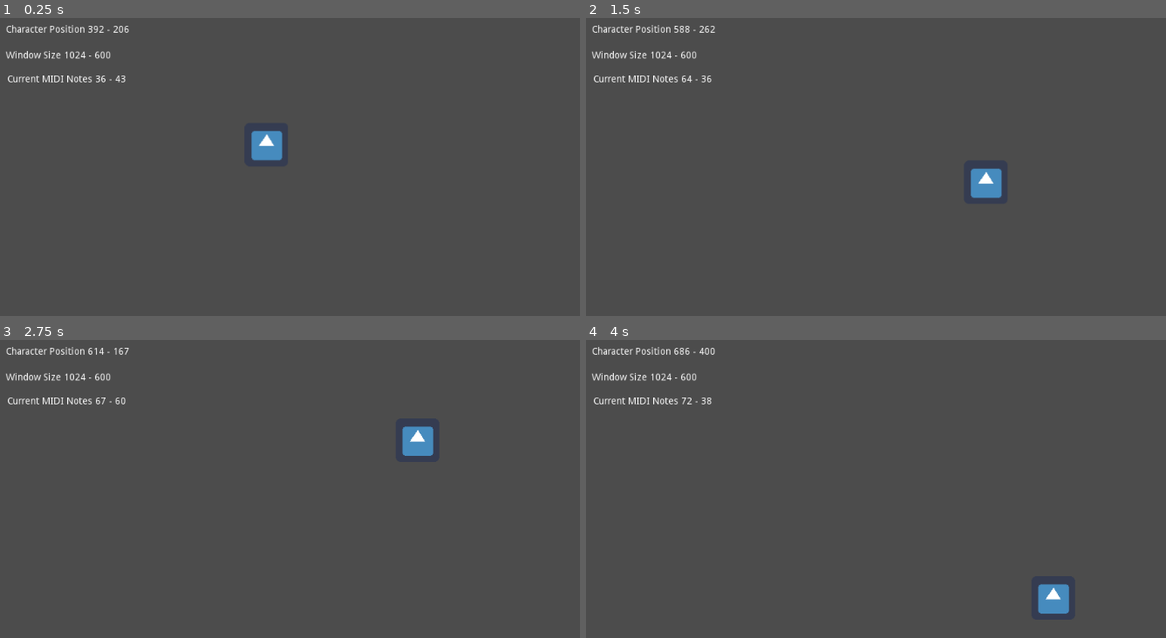
Above: before the commit, frames 1-4 (two rows, left to right).
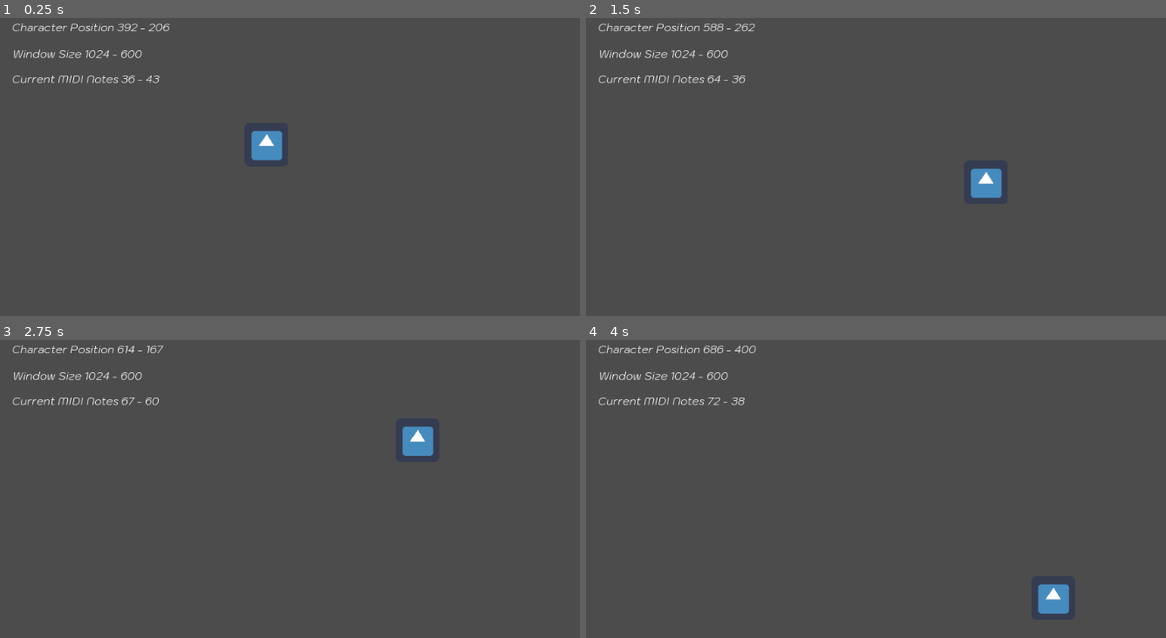
Above: after the commit, the same moments.

Repository: DomDumont/MusicExperiment
Game: Godot game, scene res://MainNode.tscn
Same seed, same stepped clock (60 frames per second), same inputs: the game is played once before the commit and once after it. The engine's default icon, where the game draws it, is replaced by a stand-in: a white triangle on a blue panel in a dark square.
Inputs (mouse positions are in pixels of both pictures, inside the frame that each line leads up to):
- Up to frame 1 (0.25 s): no input
- Up to frame 2 (1.5 s): move the mouse to (1084, 187) at 0.52 s; press the mouse at (1084, 187) at 0.53 s; move the mouse to (794, 229) at 1.27 s; release the mouse at (794, 229) at 1.28 s; click (794, 229) at 1.35 s
- Up to frame 3 (2.75 s): move the mouse to (417, 441) at 2.02 s; press the mouse at (417, 441) at 2.03 s
- Up to frame 4 (4 s): move the mouse to (899, 611) at 2.77 s; release the mouse at (899, 611) at 2.78 s; click (899, 611) at 2.85 s; move the mouse to (1142, 590) at 3.52 s; press the mouse at (1142, 590) at 3.53 s

The runs differ from the first frame. In frame 1, 1.1% of the frame differs, in the area x 1-30%, y 1-22%; in frame 2, 1.1%; in frame 3, 1.1%; in frame 4, 1.1%.

Commit message:
add custom font

Diff:
--- /dev/null
+++ b/MainFont.tres
@@ -0,0 +1,7 @@
+[gd_resource type="DynamicFont" load_steps=2 format=2]
+
+[sub_resource type="DynamicFontData" id=31]
+font_path = "res://Graphics/Kodchasan-LightItalic.ttf"
+
+[resource]
+font_data = SubResource( 31 )
--- a/MainNode.tscn
+++ b/MainNode.tscn
@@ -34,6 +34,7 @@
 [ext_resource path="res://piano/Ds7.mp3" type="AudioStream" id=32]
 [ext_resource path="res://piano/Fs5.mp3" type="AudioStream" id=33]
 [ext_resource path="res://piano/Fs4.mp3" type="AudioStream" id=34]
+[ext_resource path="res://MainFont.tres" type="DynamicFont" id=35]
 
 [sub_resource type="Resource" id=1]
 script = ExtResource( 11 )
@@ -233,34 +234,34 @@
 position = Vector2( 503, 265 )
 
 [node name="LabelPosition" type="Label" parent="."]
-margin_left = 10.0
-margin_top = 31.0
-margin_right = 59.0
-margin_bottom = 62.0
-text = "COUCOU
-"
+margin_left = 19.0
+margin_top = 23.0
+margin_right = 164.0
+margin_bottom = 45.0
+custom_fonts/font = ExtResource( 35 )
+text = "COUCOU"
 __meta__ = {
 "_edit_use_anchors_": false
 }
 
 [node name="LabelWindowSize" type="Label" parent="."]
-margin_left = 10.0
-margin_top = 69.0
-margin_right = 58.0
-margin_bottom = 100.0
-text = "COUCOU
-"
+margin_left = 20.0
+margin_top = 62.0
+margin_right = 132.0
+margin_bottom = 94.0
+custom_fonts/font = ExtResource( 35 )
+text = "COUCOU"
 __meta__ = {
 "_edit_use_anchors_": false
 }
 
 [node name="LabelMIDINote" type="Label" parent="."]
-margin_left = 12.0
-margin_top = 104.0
-margin_right = 70.0
-margin_bottom = 135.0
-text = "COUCOU
-"
+margin_left = 19.0
+margin_top = 99.0
+margin_right = 131.0
+margin_bottom = 131.0
+custom_fonts/font = ExtResource( 35 )
+text = "COUCOU"
 __meta__ = {
 "_edit_use_anchors_": false
 }
Binary file added: Graphics/Kodchasan-LightItalic.ttf
Not shown: 1 places in MainNode.tscn that only renumber resources
